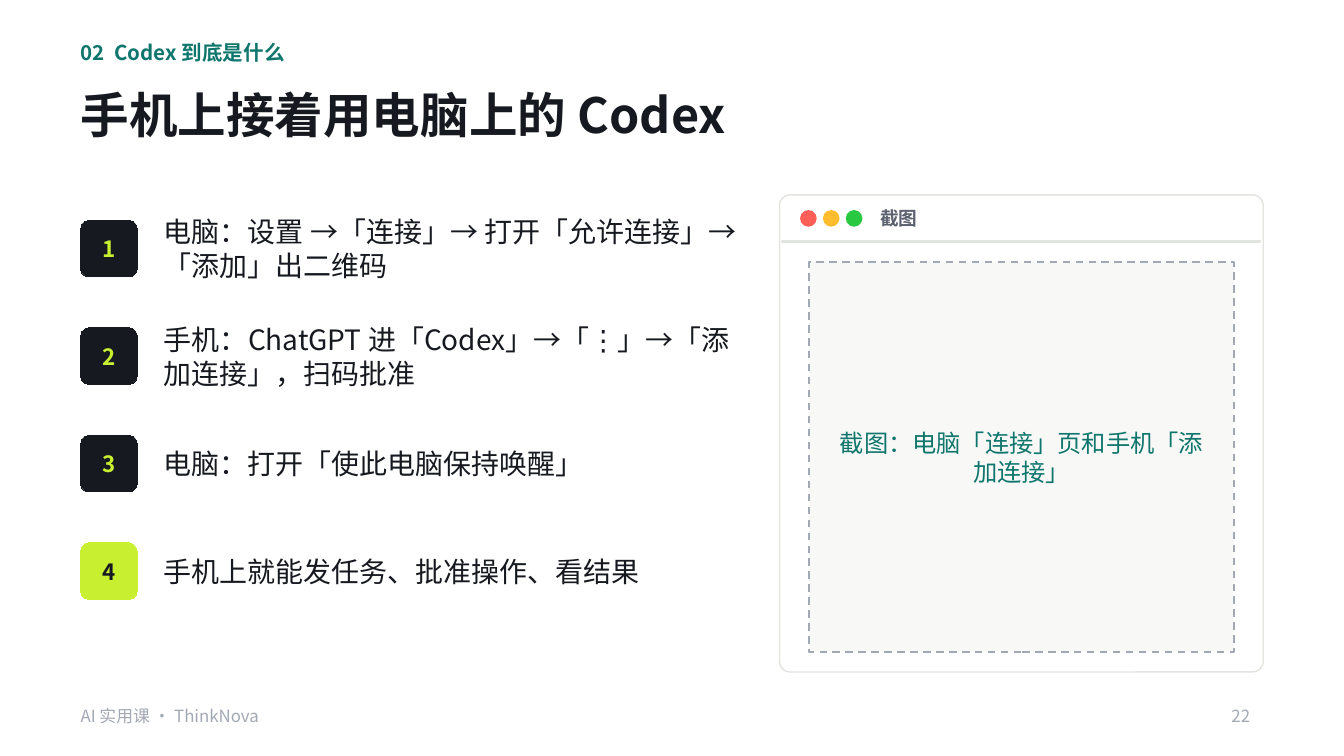
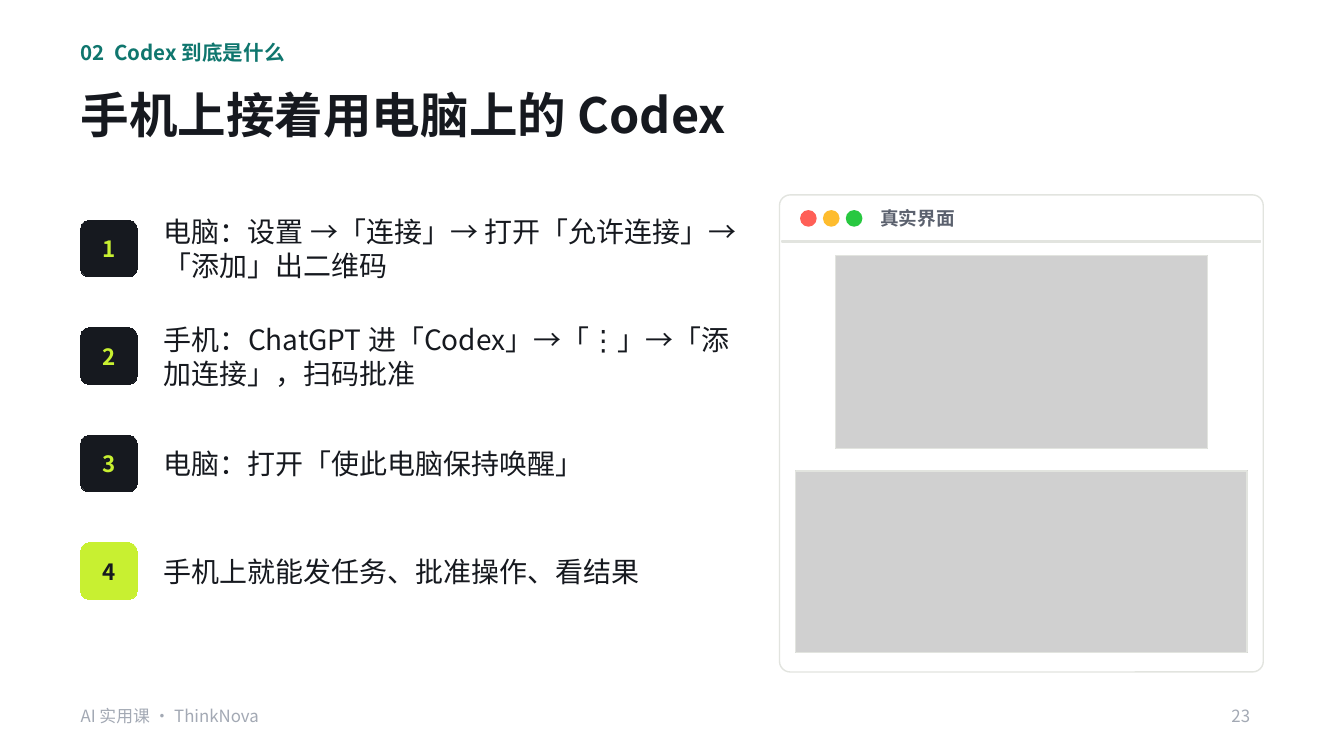
Before and after one commit to freyhuang-11/thinknova-memory, a slide deck: slide 23 of courses/小生意实用课/AI实用课_Codex提效.pptx (slide 22 before the commit). Drawn at 1344x756 pixels with LibreOffice and Linux fonts; fonts in the diff are those of the drawing; grey boxes stand for pictures. Boxes give left, top, right and bottom in pixels: in the first picture for what was removed or moved away, otherwise in the second. Text is boxed around its words. In the diff, an @@ line names an element or a change of style, - is before the commit and + after.

```diff
--- a/courses/小生意实用课/AI实用课_Codex提效.pptx
+++ b/courses/小生意实用课/AI实用课_Codex提效.pptx
@@ text at [880, 209, 954, 227]: text changed @@
-截图
+真实界面
@@ rectangle removed at [809, 262, 1234, 652] @@
@@ picture added at [836, 255, 1208, 449] @@
@@ rectangle added at [836, 255, 1208, 449], outline #E2E4DF 0.75 pt @@
@@ text removed at [840, 431, 1203, 483] @@
-截图：电脑「连接」页和手机「添加连接」
@@ picture added at [796, 470, 1247, 652] @@
@@ rectangle added at [796, 470, 1247, 652], outline #E2E4DF 0.75 pt @@
@@ page number at [1231, 709, 1250, 722]: text changed @@
-22
+23
```
Also in this commit, not shown: 3 other slides changed, 2 slides added, 14 other files.
